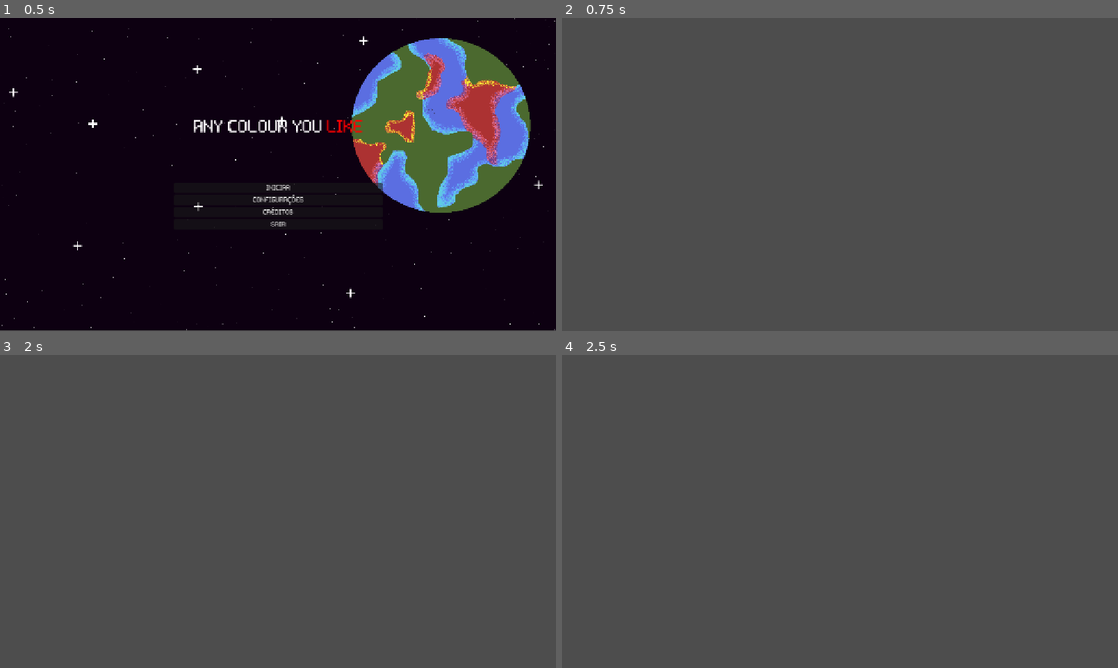
Above: before the commit, frames 1-4 (two rows, left to right).
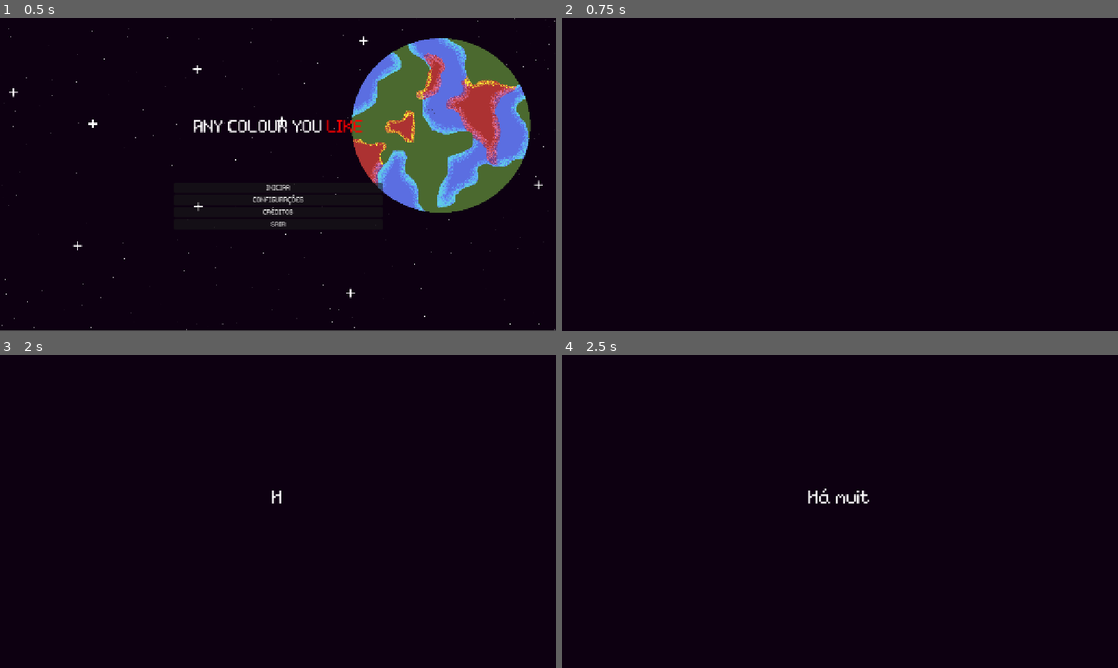
Above: after the commit, the same moments.

Repository: felipemarley/any_colour_you_like
Game: Godot game, scene res://scenes/main_menu.tscn
Same seed, same stepped clock (60 frames per second), same inputs: the game is played once before the commit and once after it.
Inputs:
- Up to frame 1 (0.5 s): no input
- Up to frame 2 (0.75 s): click "INICIAR" at 0.5 s
- Up to frame 3 (2 s): tap Enter at 1.25 s
- Up to frame 4 (2.5 s): no input

Frame 1 is identical in both runs. In frame 2, 100% of the frame differs, in the area x 0-100%, y 0-100%; in frame 3, 100%; in frame 4, 100%.

Commit message:
feat: inicio cena1 cutscene

Diff:
--- a/scenes/intro.tscn
+++ b/scenes/intro.tscn
@@ -1,6 +1,248 @@
-[gd_scene load_steps=2 format=3 uid="uid://dafh74x38yas7"]
-
-[ext_resource type="AudioStream" uid="uid://gqbplt82tnl5" path="res://assets/sounds/intro_space.wav" id="1_ioskq"]
+[gd_scene load_steps=12 format=3 uid="uid://12d266m3xcur"]
+
+[ext_resource type="Script" uid="uid://dfbp2kj5ykuok" path="res://scripts/animation_type.gd" id="2_yjqpq"]
+[ext_resource type="AudioStream" uid="uid://c6cl14u40jumm" path="res://assets/sounds/computer-keyboard-typing -3sec (mp3cut.net)(1).wav" id="3_4bx60"]
+[ext_resource type="Texture2D" uid="uid://c2m35fsft5tjr" path="res://assets/background/marte-antes.png" id="4_i2l1n"]
+
+[sub_resource type="Animation" id="Animation_i2l1n"]
+length = 0.001
+tracks/0/type = "value"
+tracks/0/imported = false
+tracks/0/enabled = true
+tracks/0/path = NodePath("background:color")
+tracks/0/interp = 1
+tracks/0/loop_wrap = true
+tracks/0/keys = {
+"times": PackedFloat32Array(0),
+"transitions": PackedFloat32Array(1),
+"update": 0,
+"values": [Color(0, 0, 0, 0)]
+}
+
+[sub_resource type="Animation" id="Animation_4bx60"]
+resource_name = "fade"
+length = 3.0
+tracks/0/type = "value"
+tracks/0/imported = false
+tracks/0/enabled = true
+tracks/0/path = NodePath("background:color")
+tracks/0/interp = 1
+tracks/0/loop_wrap = true
+tracks/0/keys = {
+"times": PackedFloat32Array(0, 3),
+"transitions": PackedFloat32Array(1, 1),
+"update": 0,
+"values": [Color(0, 0, 0, 1), Color(0, 0, 0, 0)]
+}
+
+[sub_resource type="AnimationLibrary" id="AnimationLibrary_wfs7u"]
+_data = {
+&"RESET": SubResource("Animation_i2l1n"),
+&"fade": SubResource("Animation_4bx60")
+}
+
+[sub_resource type="Animation" id="Animation_0naf5"]
+length = 10.0
+tracks/0/type = "value"
+tracks/0/imported = false
+tracks/0/enabled = true
+tracks/0/path = NodePath("dialogo-1:visible_ratio")
+tracks/0/interp = 1
+tracks/0/loop_wrap = true
+tracks/0/keys = {
+"times": PackedFloat32Array(0),
+"transitions": PackedFloat32Array(1),
+"update": 0,
+"values": [0.0]
+}
+tracks/1/type = "value"
+tracks/1/imported = false
+tracks/1/enabled = true
+tracks/1/path = NodePath("Sprite2D:modulate")
+tracks/1/interp = 1
+tracks/1/loop_wrap = true
+tracks/1/keys = {
+"times": PackedFloat32Array(0),
+"transitions": PackedFloat32Array(1),
+"update": 0,
+"values": [Color(1, 1, 1, 0)]
+}
+tracks/2/type = "value"
+tracks/2/imported = false
+tracks/2/enabled = true
+tracks/2/path = NodePath("Sprite2D:frame")
+tracks/2/interp = 1
+tracks/2/loop_wrap = true
+tracks/2/keys = {
+"times": PackedFloat32Array(0),
+"transitions": PackedFloat32Array(1),
+"update": 1,
+"values": [0]
+}
+tracks/3/type = "value"
+tracks/3/imported = false
+tracks/3/enabled = true
+tracks/3/path = NodePath("dialogo-1:modulate")
+tracks/3/interp = 1
+tracks/3/loop_wrap = true
+tracks/3/keys = {
+"times": PackedFloat32Array(0),
+"transitions": PackedFloat32Array(1),
+"update": 0,
+"values": [Color(1, 1, 1, 1)]
+}
+tracks/4/type = "value"
+tracks/4/imported = false
+tracks/4/enabled = true
+tracks/4/path = NodePath("dialogo-2:visible_ratio")
+tracks/4/interp = 1
+tracks/4/loop_wrap = true
+tracks/4/keys = {
+"times": PackedFloat32Array(0),
+"transitions": PackedFloat32Array(1),
+"update": 0,
+"values": [0.0]
+}
+tracks/5/type = "value"
+tracks/5/imported = false
+tracks/5/enabled = true
+tracks/5/path = NodePath("dialogo-2:modulate")
+tracks/5/interp = 1
+tracks/5/loop_wrap = true
+tracks/5/keys = {
+"times": PackedFloat32Array(0),
+"transitions": PackedFloat32Array(1),
+"update": 0,
+"values": [Color(1, 1, 1, 1)]
+}
+tracks/6/type = "value"
+tracks/6/imported = false
+tracks/6/enabled = true
+tracks/6/path = NodePath("AudioTyping:playing")
+tracks/6/interp = 1
+tracks/6/loop_wrap = true
+tracks/6/keys = {
+"times": PackedFloat32Array(0),
+"transitions": PackedFloat32Array(1),
+"update": 1,
+"values": [false]
+}
+
+[sub_resource type="Animation" id="Animation_es01l"]
+resource_name = "dialogo-1"
+length = 10.5
+tracks/0/type = "value"
+tracks/0/imported = false
+tracks/0/enabled = true
+tracks/0/path = NodePath("dialogo-1:visible_ratio")
+tracks/0/interp = 1
+tracks/0/loop_wrap = true
+tracks/0/keys = {
+"times": PackedFloat32Array(1.3, 9.06667),
+"transitions": PackedFloat32Array(1, 1),
+"update": 0,
+"values": [0.0, 1.0]
+}
+tracks/1/type = "value"
+tracks/1/imported = false
+tracks/1/enabled = true
+tracks/1/path = NodePath("dialogo-1:modulate")
+tracks/1/interp = 1
+tracks/1/loop_wrap = true
+tracks/1/keys = {
+"times": PackedFloat32Array(9.46667, 10.4667),
+"transitions": PackedFloat32Array(1, 1),
+"update": 0,
+"values": [Color(1, 1, 1, 1), Color(1, 1, 1, 0)]
+}
+tracks/2/type = "value"
+tracks/2/imported = false
+tracks/2/enabled = true
+tracks/2/path = NodePath("AudioTyping:playing")
+tracks/2/interp = 1
+tracks/2/loop_wrap = true
+tracks/2/keys = {
+"times": PackedFloat32Array(1.3, 1.33333, 4.06667, 6.33333),
+"transitions": PackedFloat32Array(1, 1, 1, 1),
+"update": 1,
+"values": [true, true, true, true]
+}
+
+[sub_resource type="Animation" id="Animation_wfs7u"]
+resource_name = "cena-1"
+length = 5.5
+tracks/0/type = "value"
+tracks/0/imported = false
+tracks/0/enabled = true
+tracks/0/path = NodePath("Sprite2D:modulate")
+tracks/0/interp = 1
+tracks/0/loop_wrap = true
+tracks/0/keys = {
+"times": PackedFloat32Array(0.133333, 1.56667, 4.16667, 5.23333),
+"transitions": PackedFloat32Array(1, 1, 1, 1),
+"update": 0,
+"values": [Color(1, 1, 1, 0), Color(1, 1, 1, 1), Color(1, 1, 1, 1), Color(1, 1, 1, 0)]
+}
+tracks/1/type = "value"
+tracks/1/imported = false
+tracks/1/enabled = true
+tracks/1/path = NodePath("Sprite2D:frame")
+tracks/1/interp = 1
+tracks/1/loop_wrap = true
+tracks/1/keys = {
+"times": PackedFloat32Array(1.63333, 2.23333, 2.83333, 3.36667),
+"transitions": PackedFloat32Array(1, 1, 1, 1),
+"update": 1,
+"values": [0, 1, 2, 2]
+}
+
+[sub_resource type="Animation" id="Animation_bu1yb"]
+resource_name = "dialogo-2"
+length = 12.0
+tracks/0/type = "value"
+tracks/0/imported = false
+tracks/0/enabled = true
+tracks/0/path = NodePath("dialogo-2:visible_ratio")
+tracks/0/interp = 1
+tracks/0/loop_wrap = true
+tracks/0/keys = {
+"times": PackedFloat32Array(0.99, 9.63333),
+"transitions": PackedFloat32Array(1, 1),
+"update": 0,
+"values": [0.0, 1.0]
+}
+tracks/1/type = "value"
+tracks/1/imported = false
+tracks/1/enabled = true
+tracks/1/path = NodePath("dialogo-2:modulate")
+tracks/1/interp = 1
+tracks/1/loop_wrap = true
+tracks/1/keys = {
+"times": PackedFloat32Array(9.96667, 11.3333),
+"transitions": PackedFloat32Array(1, 1),
+"update": 0,
+"values": [Color(1, 1, 1, 1), Color(1, 1, 1, 0)]
+}
+tracks/2/type = "value"
+tracks/2/imported = false
+tracks/2/enabled = true
+tracks/2/path = NodePath("AudioTyping:playing")
+tracks/2/interp = 1
+tracks/2/loop_wrap = true
+tracks/2/keys = {
+"times": PackedFloat32Array(0.966667, 3.7, 6.43333, 7.23333),
+"transitions": PackedFloat32Array(1, 1, 1, 1),
+"update": 1,
+"values": [true, true, true, true]
+}
+
+[sub_resource type="AnimationLibrary" id="AnimationLibrary_bu1yb"]
+_data = {
+&"RESET": SubResource("Animation_0naf5"),
+&"cena-1": SubResource("Animation_wfs7u"),
+&"dialogo-1": SubResource("Animation_es01l"),
+&"dialogo-2": SubResource("Animation_bu1yb")
+}
 
 [node name="intro" type="Control"]
 layout_mode = 3
@@ -10,7 +252,83 @@
 grow_horizontal = 2
 grow_vertical = 2
 
-[node name="AudioStreamPlayer2D" type="AudioStreamPlayer2D" parent="."]
-stream = ExtResource("1_ioskq")
-autoplay = true
-bus = &"Music"
+[node name="trasitionManager" type="CanvasLayer" parent="."]
+
+[node name="background" type="ColorRect" parent="trasitionManager"]
+anchors_preset = 15
+anchor_right = 1.0
+anchor_bottom = 1.0
+grow_horizontal = 2
+grow_vertical = 2
+color = Color(0, 0, 0, 0)
+
+[node name="animation" type="AnimationPlayer" parent="trasitionManager"]
+libraries = {
+&"": SubResource("AnimationLibrary_wfs7u")
+}
+
+[node name="background" type="ColorRect" parent="."]
+layout_mode = 1
+anchors_preset = 15
+anchor_right = 1.0
+anchor_bottom = 1.0
+grow_horizontal = 2
+grow_vertical = 2
+color = Color(0.0509804, 0, 0.0666667, 1)
+
+[node name="animation" type="AnimationPlayer" parent="."]
+libraries = {
+&"": SubResource("AnimationLibrary_bu1yb")
+}
+script = ExtResource("2_yjqpq")
+
+[node name="dialogo-1" type="RichTextLabel" parent="."]
+layout_mode = 1
+anchors_preset = 14
+anchor_top = 0.5
+anchor_right = 1.0
+anchor_bottom = 0.5
+offset_left = -3.0
+offset_top = -53.0
+offset_right = -3.0
+offset_bottom = 58.0
+grow_horizontal = 2
+grow_vertical = 2
+theme_override_font_sizes/bold_italics_font_size = 1
+theme_override_font_sizes/normal_font_size = 42
+bbcode_enabled = true
+text = "Há muito tempo, no nosso sistema solar, Marte é habitado por formas de vida inteligentes..."
+horizontal_alignment = 1
+visible_characters = 0
+visible_ratio = 0.0
+
+[node name="dialogo-2" type="RichTextLabel" parent="."]
+layout_mode = 1
+anchors_preset = 14
+anchor_top = 0.5
+anchor_right = 1.0
+anchor_bottom = 0.5
+offset_left = -3.0
+offset_top = -53.0
+offset_right = -3.0
+offset_bottom = 103.0
+grow_horizontal = 2
+grow_vertical = 2
+theme_override_font_sizes/bold_italics_font_size = 1
+theme_override_font_sizes/normal_font_size = 42
+bbcode_enabled = true
+text = "Três grandes etnias marcianas dividiam o planeta em harmonia... ainda que desconhecessem a existência umas das outras."
+horizontal_alignment = 1
+visible_characters = 0
+visible_ratio = 0.0
+
+[node name="AudioTyping" type="AudioStreamPlayer" parent="."]
+stream = ExtResource("3_4bx60")
+bus = &"SFX"
+
+[node name="Sprite2D" type="Sprite2D" parent="."]
+modulate = Color(1, 1, 1, 0)
+position = Vector2(639, 362)
+texture = ExtResource("4_i2l1n")
+hframes = 4
+vframes = 2
--- /dev/null
+++ b/scripts/animation_type.gd
@@ -0,0 +1,6 @@
+extends AnimationPlayer
+
+func _ready() -> void:
+	play("dialogo-1")
+	queue("cena-1")
+	queue("dialogo-2")
Binary file added: assets/background/marte-antes.png
Not shown, added: assets/background/marte-antes.png.import
Not shown, added: assets/sounds/computer-keyboard-typing -3sec (mp3cut.net)(1).wav.import
Not shown, added: scripts/animation_type.gd.uid
Not shown, added: assets/sounds/computer-keyboard-typing -3sec (mp3cut.net)(1).wav
Not shown, added: assets/sounds/computer-keyboard-typing.flac
Not shown, added: scenes/intro.tscn3331357651.tmp
Not shown, added: scenes/intro.tscn3335623422.tmp
